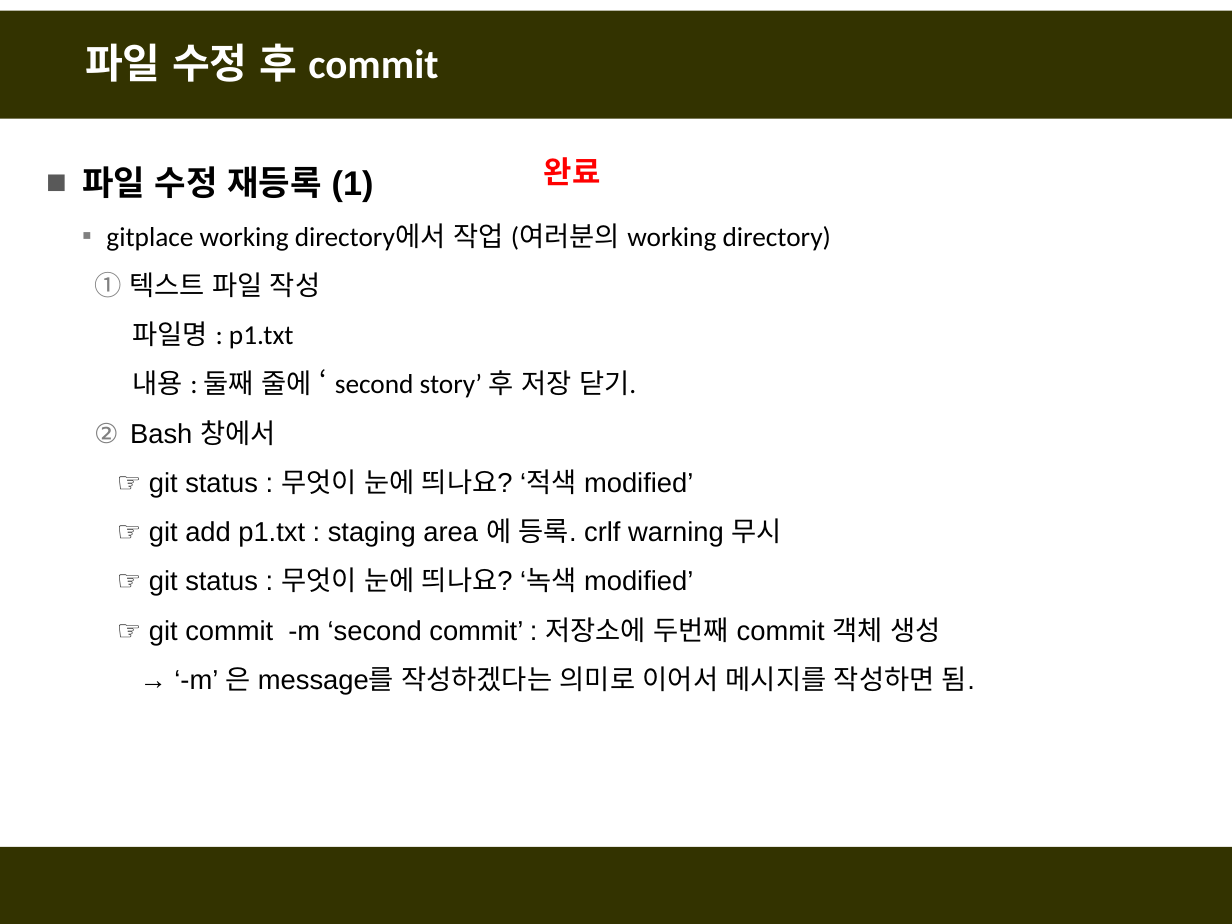
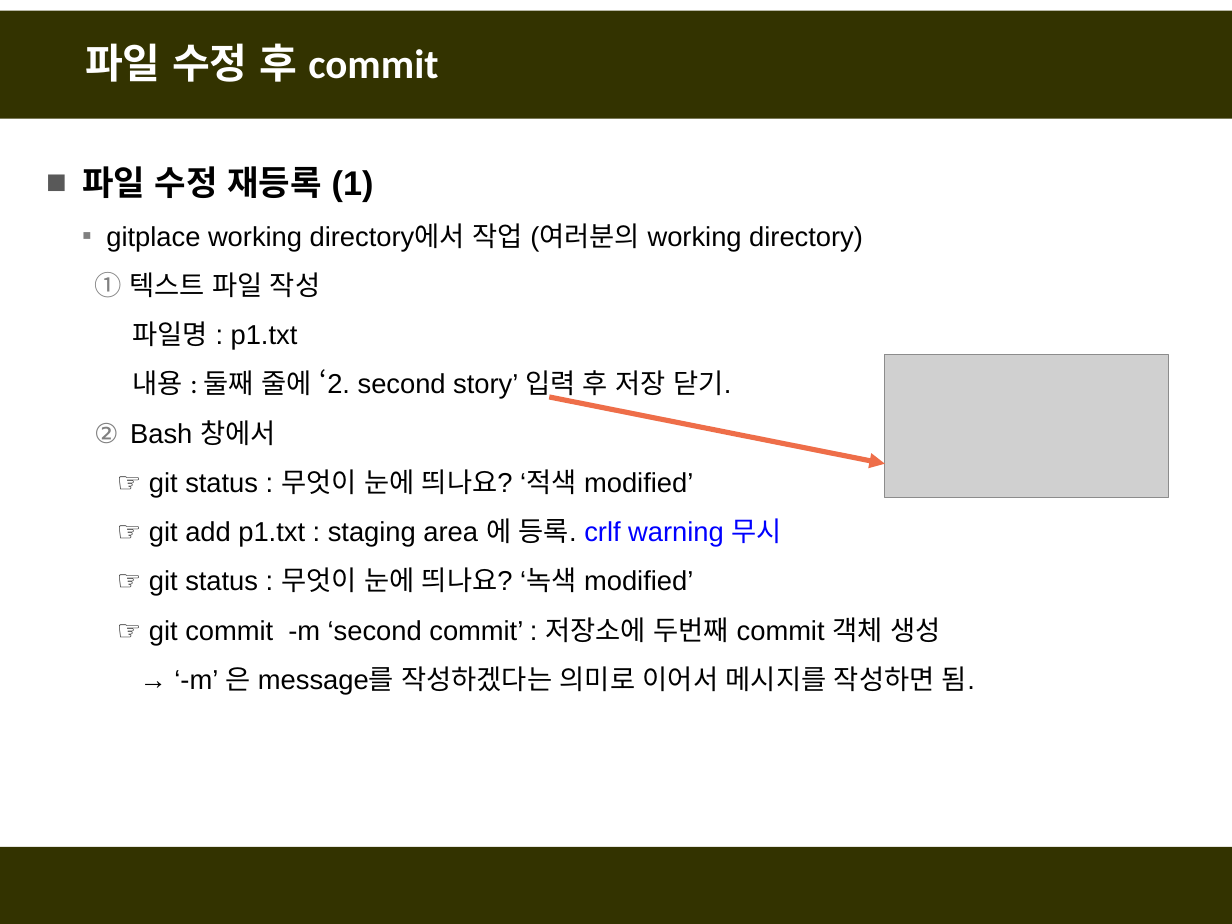
Before and after one commit to fasthill/github-lecture, a slide deck: slide 17 of git및github첫걸음.pptx. Drawn at 1232x924 pixels with LibreOffice and Linux fonts; fonts in the diff are those of the drawing; grey boxes stand for pictures. Boxes give left, top, right and bottom in pixels: in the first picture for what was removed or moved away, otherwise in the second. Text is boxed around its words. In the diff, an @@ line names an element or a change of style, - is before the commit and + after.

```diff
--- a/git및github첫걸음.pptx
+++ b/git및github첫걸음.pptx
@@ text removed at <box>544,157,601,186</box> @@
-완료
@@ text at <box>106,223,863,547</box>: font Calibri to Arial in "gitplace working directory에서 작업 (여러분의 working directory)", ": p1.txt"; text colour #000000 to #0000FF in "crlf warning 무시" @@
@@ picture added at <box>885,355,1168,498</box> @@
@@ text at <box>132,369,732,401</box>: text changed; font Calibri to Arial @@
-  내용 : 둘째 줄에 ‘ second story’ 후 저장 닫기.
+  내용 : 둘째 줄에 ‘2. second story’ 입력 후 저장 닫기.
@@ arrow added from (549, 397) to (885, 463), #EE6E4A 3 pt @@
```
Also in this commit, not shown: 25 other slides changed, 19 slides added, 1 slide removed.
